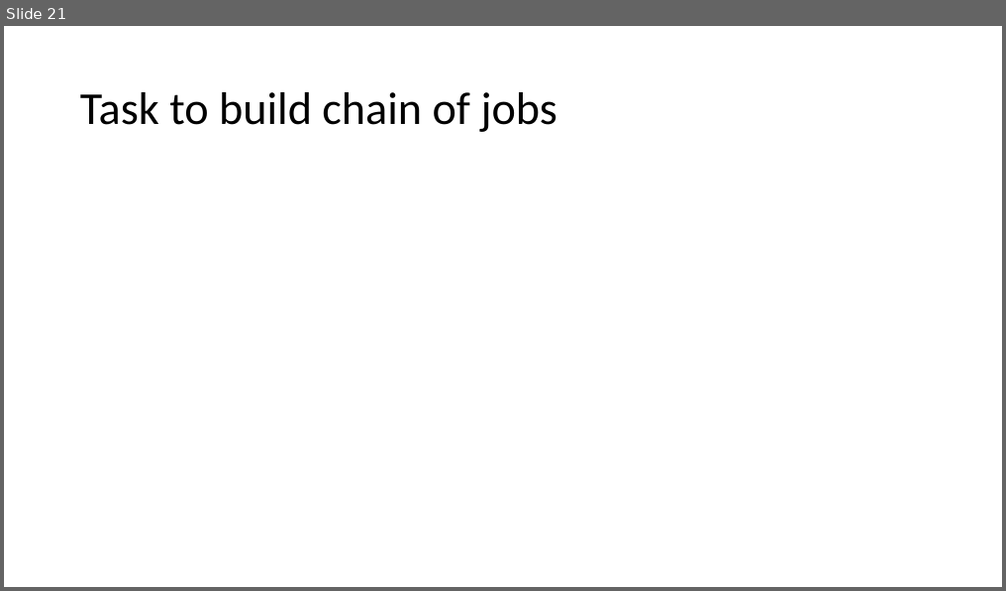
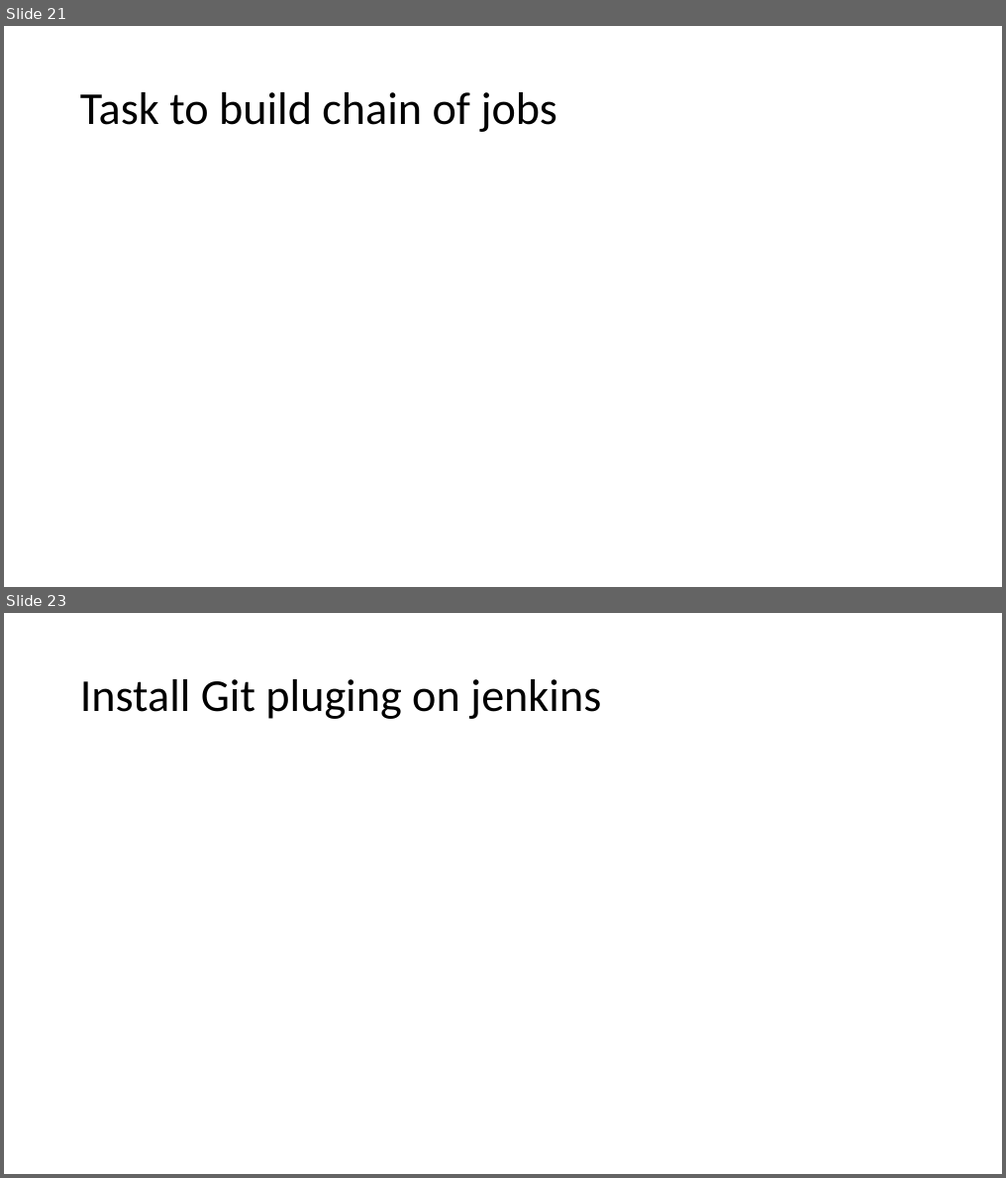
Before and after one commit to ehpvvuser/local, a slide deck: Jenkins.pptx. Shown one above the other, each under a label of ours: slide 21 before the commit, slides 21 and 23 after it; the slides between them are not shown. The pictures are 1006x591 and 1006x1178 pixels, drawn with LibreOffice and Linux fonts; fonts in the diff are those of the drawing. Boxes give left, top, right and bottom in pixels: in the first picture for what was removed or moved away, otherwise in the second. Text is boxed around its words. In the diff, an @@ line names an element or a change of style, - is before the commit and + after.

```diff
--- a/Jenkins.pptx
+++ b/Jenkins.pptx
@@ slide 23 added at [4, 613, 1002, 1174], background #FFFFFF @@
@@ title added at [80, 679, 601, 719], 44 pt, text #000000 @@
+Install Git pluging on jenkins
```
Also in this commit, not shown: 24 other slides added, 1 other file.
